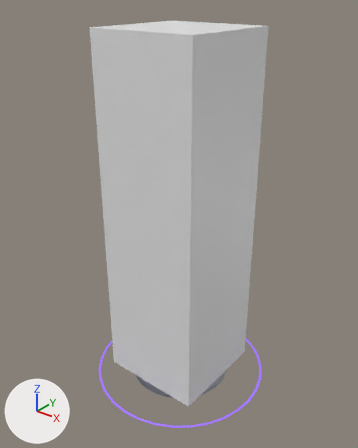
Two versions of the glTF model internal/web/static/office/sets/modern/Pet_JellyfishTank.gltf, one commit apart.
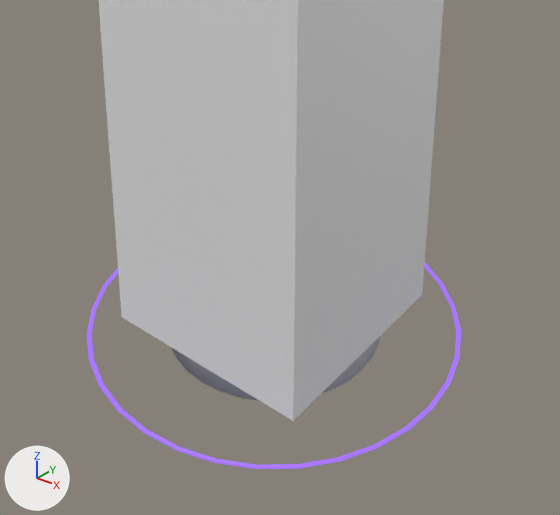
Old and new are each drawn whole from a 50 mm lens placed at (1.97, -2.47, 2.79), pointed at (0.0, -0.01, 1.27) and again close up on the part from 17% to 85% of the width and 50% to 100% of the height. Arrows for +X, +Y and +Z are at lower left; the lights stay in place. The first two pictures are the older version. Where no turn or scale is listed for an object, it has been applied to the vertices.

In view in the first close-up: 'Pet_JellyfishTank', 'Pet_JellyfishTank_COL'.
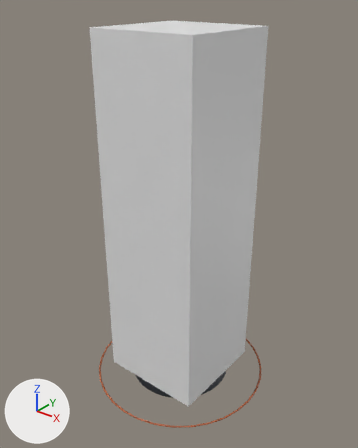
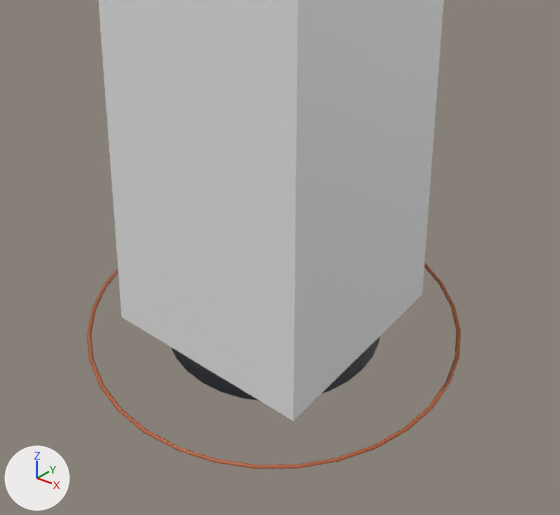
Pixel boxes [x1, y1, x2, y2] of what changed, in the close-ups (560 x 515 px):
'Pet_JellyfishTank', recoloured, surface changed: [87, 263, 461, 469] in both

What the commit changed:
Material 'RS_BodyDark' (mat_rs_bodydark) changes colour from light grey #c4c7cc to dark grey #4b4f57; in linear values from (0.552, 0.571, 0.604) to (0.0704, 0.0782, 0.0953).
In material 'RS_Neon_Secondary' (mat_rs_neon_secondary), emission_color is no longer (0.258, 0.107, 1.0), purple #8b5cff.
In material 'RS_Neon_Secondary' (mat_rs_neon_secondary), emission_strength is no longer 1.5.
Material 'RS_Neon_Secondary' (mat_rs_neon_secondary) changes colour from black #000000 to brown #b0603c; in linear values from (0.0, 0.0, 0.0) to (0.434, 0.117, 0.0452).
